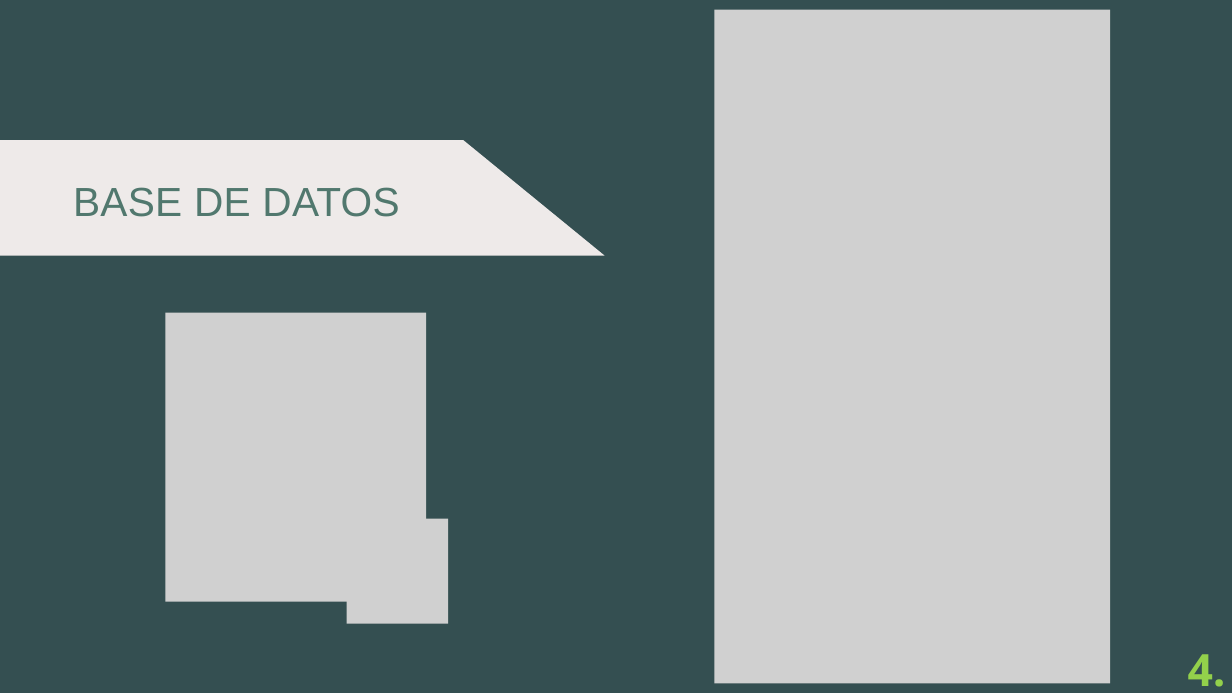
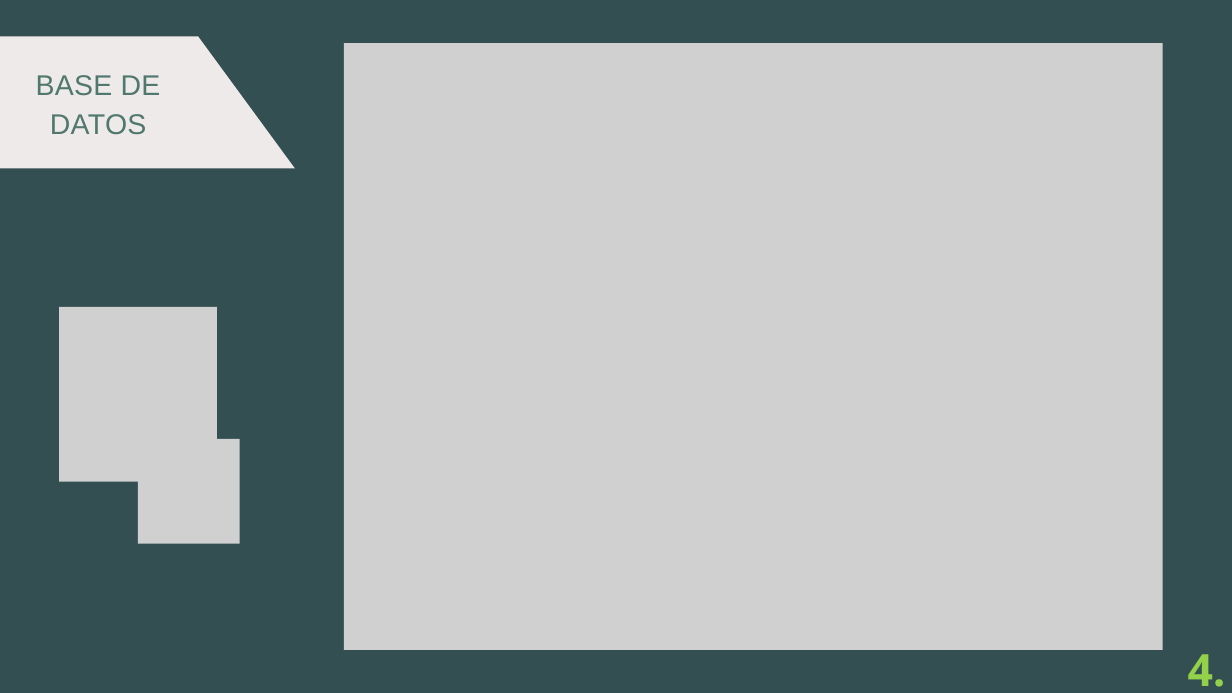
Before and after one commit to egilp04/TFG_Cuidados, a slide deck: slide 6 of documentacion_extra/presentacion/cuidaDos.pptx. Drawn at 1232x693 pixels with LibreOffice and Linux fonts; fonts in the diff are those of the drawing; grey boxes stand for pictures. Boxes give left, top, right and bottom in pixels: in the first picture for what was removed or moved away, otherwise in the second. Text is boxed around its words. In the diff, an @@ line names an element or a change of style, - is before the commit and + after.

Commit message:
actualizacion de las presentación e imágenes de la base de datos

```diff
--- a/documentacion_extra/presentacion/cuidaDos.pptx
+++ b/documentacion_extra/presentacion/cuidaDos.pptx
@@ picture removed at (x1=715, y1=10, x2=1110, y2=684) @@
@@ freeform shape added at (x1=0, y1=36, x2=294, y2=168), fill #EEEAE9 @@
@@ picture added at (x1=344, y1=43, x2=1162, y2=650) @@
@@ text "BASE DE DATOS" moved from (x1=73, y1=187, x2=399, y2=217) to (x1=36, y1=75, x2=161, y2=135) @@
@@ text "BASE DE DATOS" at (x1=36, y1=75, x2=161, y2=135): size 47.5 to 33.3 pt, letter spacing 0.4 to 0.3 pt; line spacing 65.5pt to 46pt @@
@@ freeform shape removed at (x1=0, y1=140, x2=605, y2=256) @@
@@ picture resized from (x1=165, y1=313, x2=426, y2=602) to (x1=59, y1=307, x2=217, y2=481) @@
@@ picture moved from (x1=347, y1=519, x2=448, y2=623) to (x1=138, y1=439, x2=240, y2=543) @@
```
Also in this commit, not shown: 10 other files.
